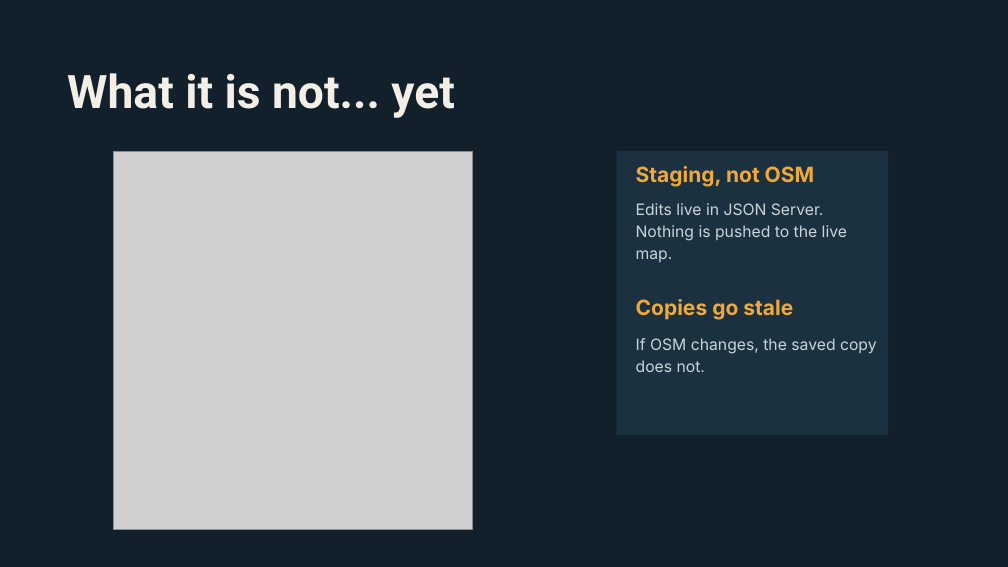
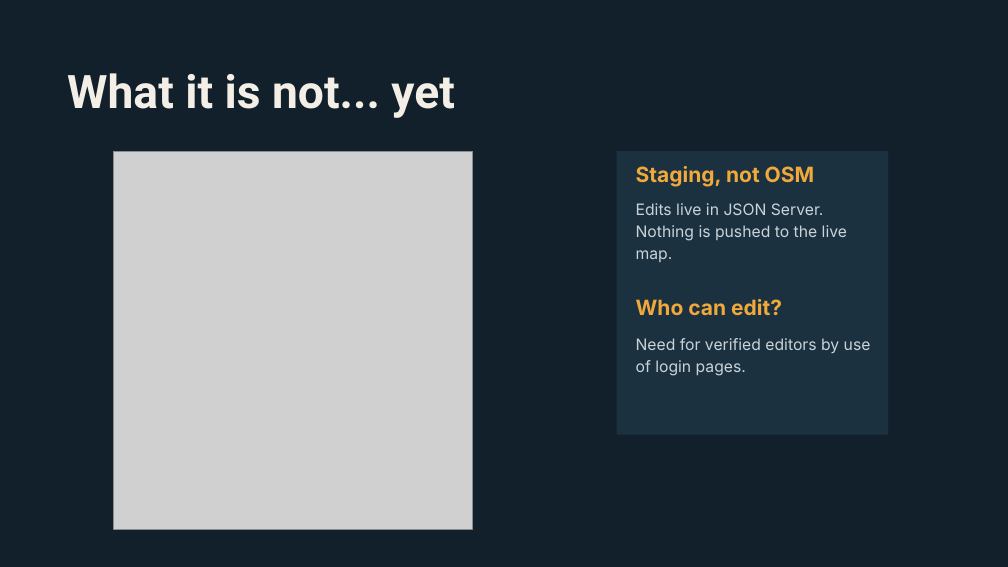
Before and after one commit to andyaketch/Kwa-Ground, a slide deck: slide 6 of Kwa Ground Pitch.pptx. Drawn at 1008x567 pixels with LibreOffice and Linux fonts; fonts in the diff are those of the drawing; grey boxes stand for pictures. Boxes give left, top, right and bottom in pixels: in the first picture for what was removed or moved away, otherwise in the second. Text is boxed around its words. In the diff, an @@ line names an element or a change of style, - is before the commit and + after.

```diff
--- a/Kwa Ground Pitch.pptx
+++ b/Kwa Ground Pitch.pptx
@@ text at <box>636,299,782,315</box>: text changed @@
-Copies go stale
+Who can edit?
@@ text at <box>636,338,871,376</box>: text changed @@
-If OSM changes, the saved copy does not.
+Need for verified editors by use of login pages.
```
Also in this commit, not shown: 2 other slides changed, 1 other file.
